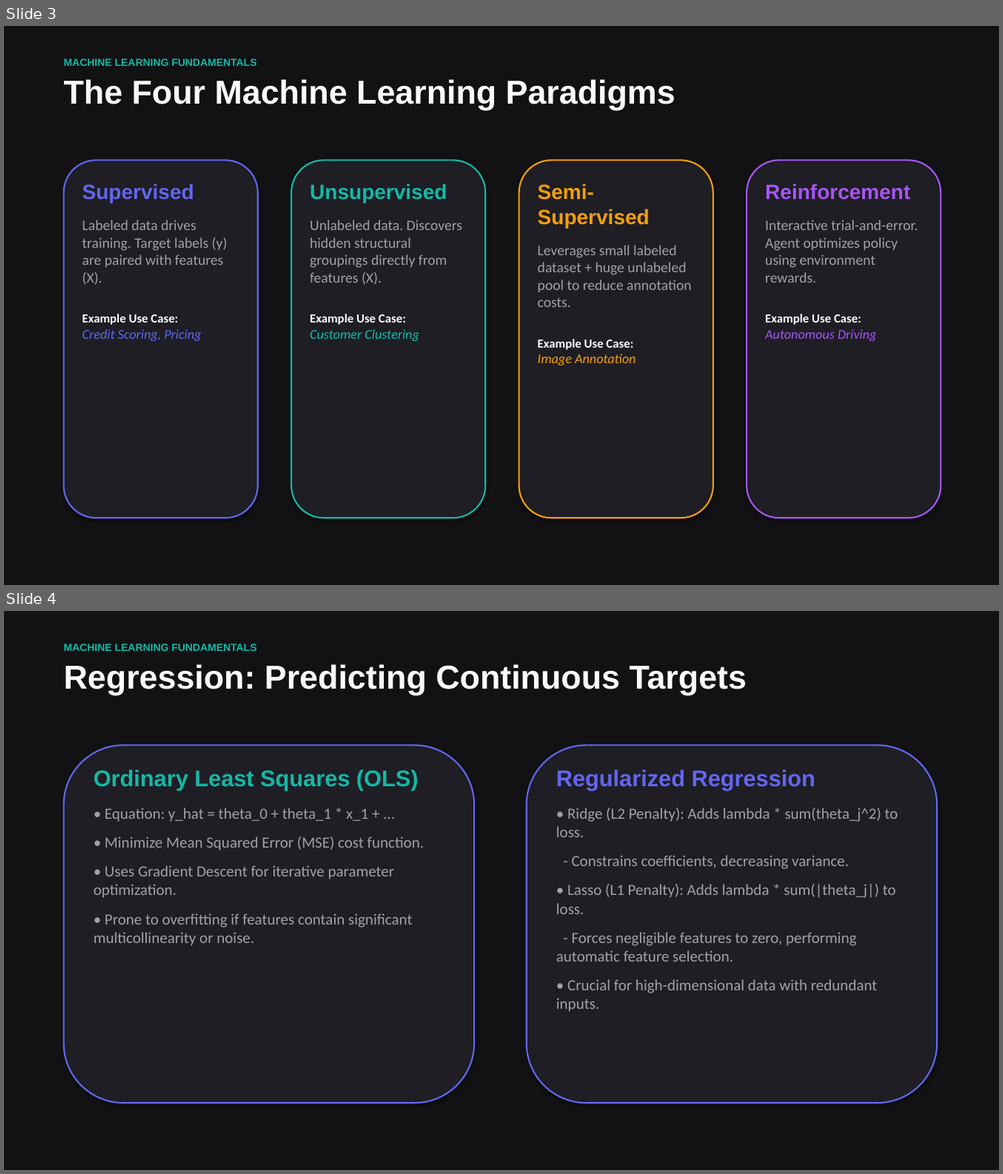
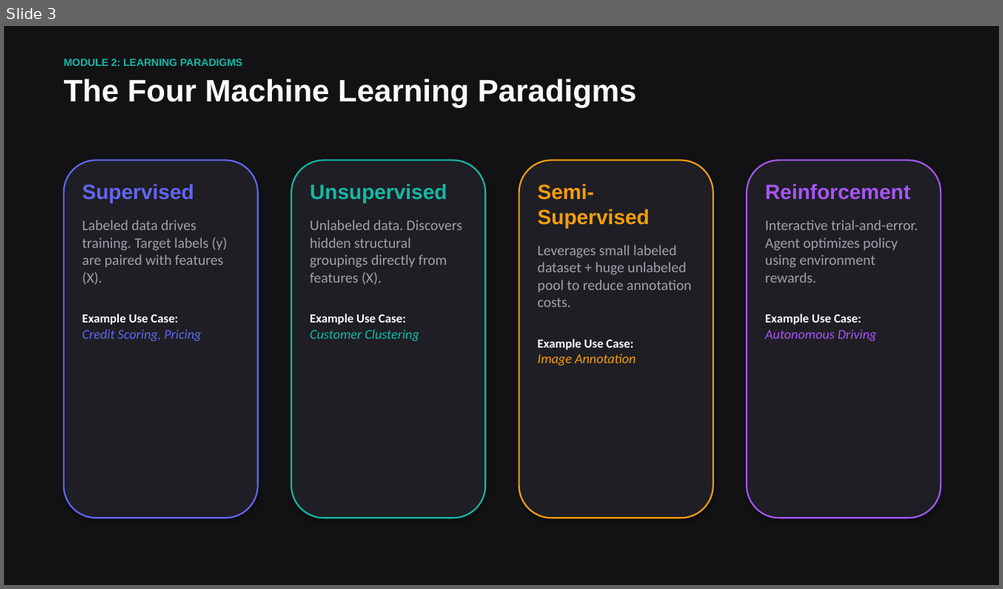
Before and after one commit to vdonthireddy/ai-course, a slide deck: machine_learning_fundamentals.pptx. Shown one above the other, each under a label of ours: slides 3 and 4 before the commit, slide 3 after it. The pictures are 1003x1174 and 1003x589 pixels, drawn with LibreOffice and Linux fonts; fonts in the diff are those of the drawing. Boxes give left, top, right and bottom in pixels: in the first picture for what was removed or moved away, otherwise in the second. Text is boxed around its words. In the diff, an @@ line names an element or a change of style, - is before the commit and + after.

Commit message:
feat: expand ML presentation to 21 slides covering all modules, scratch code, LLM chapters, and mathematical glossary with auto-scaled plots

```diff
--- a/machine_learning_fundamentals.pptx
+++ b/machine_learning_fundamentals.pptx
@@ slide 4 removed at (x1=4, y1=611, x2=999, y2=1170), background #121214 @@
@@ text removed at (x1=64, y1=644, x2=256, y2=651) @@
-MACHINE LEARNING FUNDAMENTALS
@@ text removed at (x1=64, y1=664, x2=747, y2=695) @@
-Regression: Predicting Continuous Targets
@@ rounded rectangle removed at (x1=64, y1=745, x2=474, y2=1103) @@
@@ rounded rectangle removed at (x1=526, y1=745, x2=936, y2=1103) @@
@@ text removed at (x1=94, y1=769, x2=424, y2=946) @@
-Ordinary Least Squares (OLS)
-• Equation: y_hat = theta_0 + theta_1 * x_1 + ...
-• Minimize Mean Squared Error (MSE) cost function.
-• Uses Gradient Descent for iterative parameter optimization.
-• Prone to overfitting if features contain significant multicollinearity or noise.
@@ text removed at (x1=556, y1=769, x2=898, y2=1012) @@
-Regularized Regression
-• Ridge (L2 Penalty): Adds lambda * sum(theta_j^2) to loss.
-- Constrains coefficients, decreasing variance.
-• Lasso (L1 Penalty): Adds lambda * sum(|theta_j|) to loss.
-- Forces negligible features to zero, performing automatic feature selection.
-• Crucial for high-dimensional data with redundant inputs.
@@ slide 3 changed as well @@
@@ text at (x1=64, y1=59, x2=242, y2=66): text changed @@
-MACHINE LEARNING FUNDAMENTALS
+MODULE 2: LEARNING PARADIGMS
@@ text "The Four Machine Learning Paradigms" at (x1=64, y1=79, x2=637, y2=107): size 32 to 30 pt @@
```
Also in this commit, not shown: 5 other slides changed, 15 slides added, 3 other slides removed, 1 other file.
